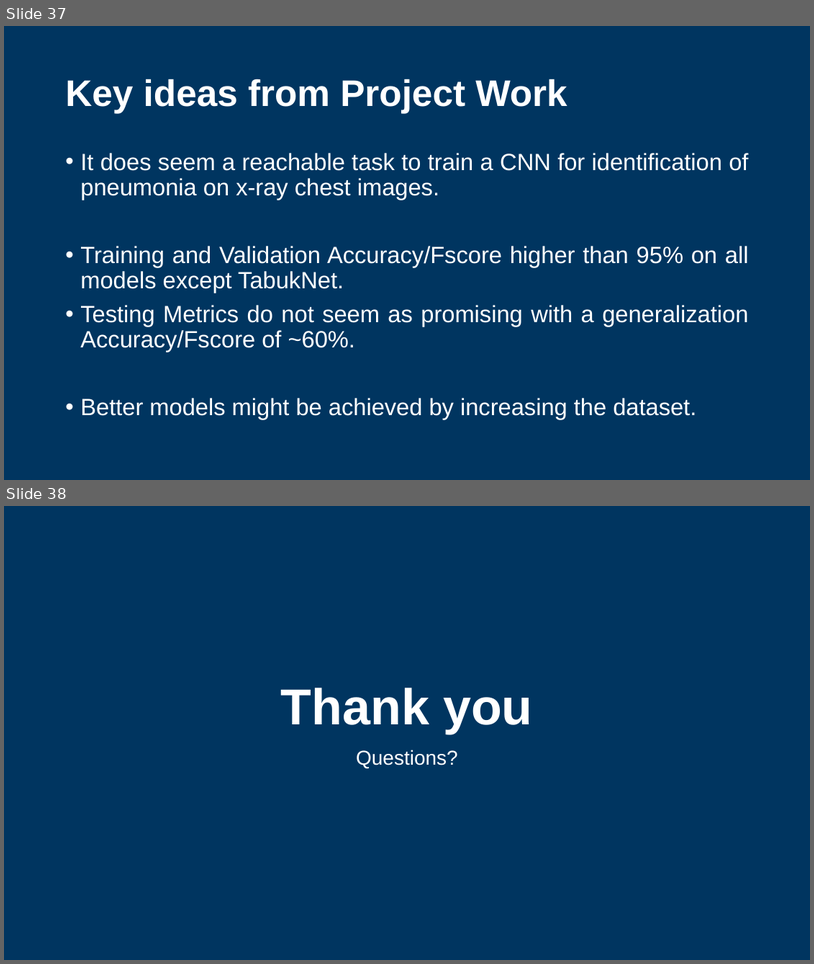
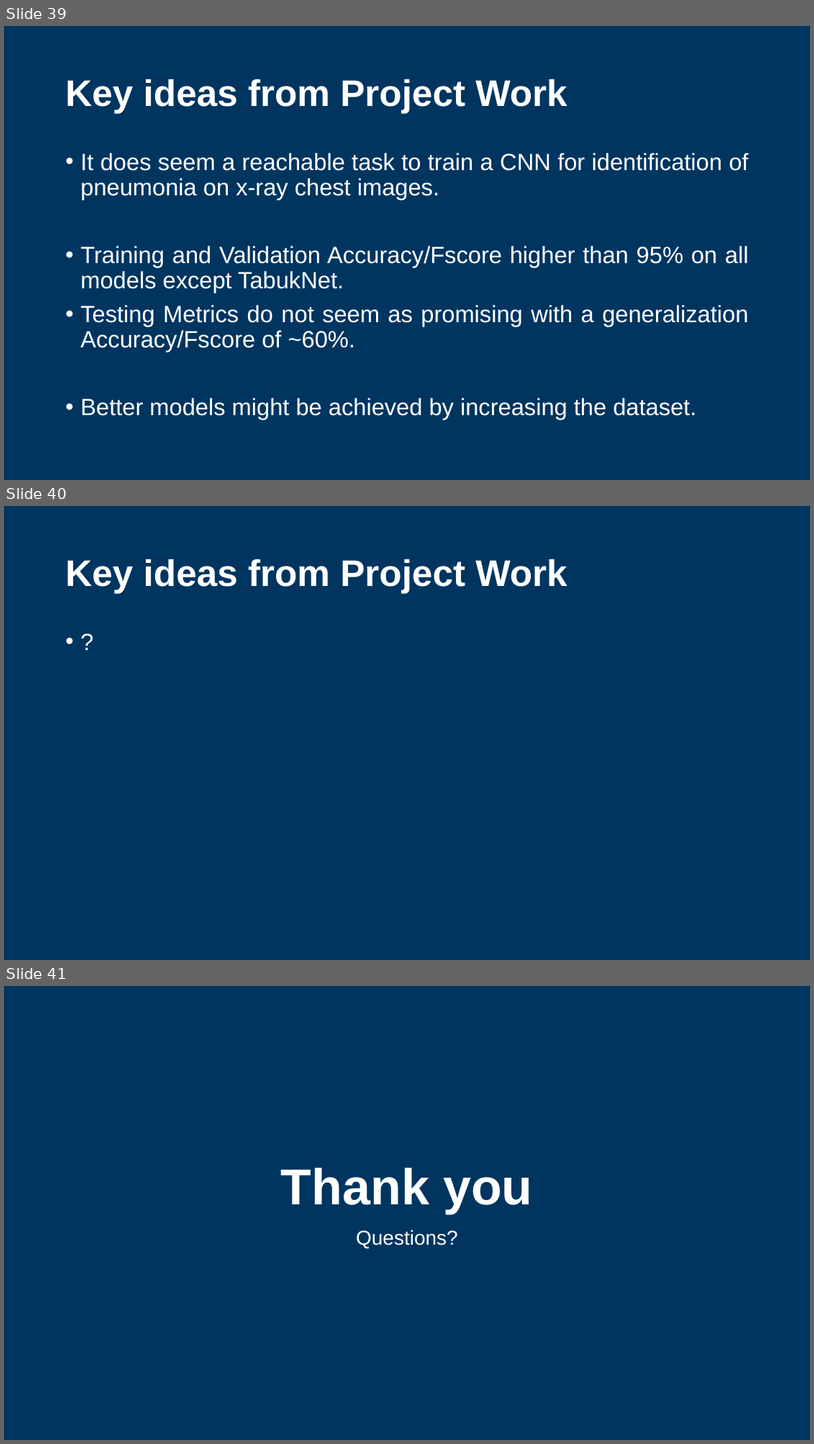
Before and after one commit to fernand0labra/ltu-M7016H, a slide deck: docs/presentation.pptx. Shown one above the other, each under a label of ours: slides 37 and 38 before the commit, slides 39, 40 and 41 after it. The pictures are 814x964 and 814x1444 pixels, drawn with LibreOffice and Linux fonts; fonts in the diff are those of the drawing; background and template pictures are left out. Boxes give left, top, right and bottom in pixels: in the first picture for what was removed or moved away, otherwise in the second. Text is boxed around its words. In the diff, an @@ line names an element or a change of style, - is before the commit and + after.

```diff
--- a/docs/presentation.pptx
+++ b/docs/presentation.pptx
@@ slide 40 added at box(4, 506, 810, 960), background #003560 @@
@@ title added at box(65, 559, 567, 593), 44 pt, text #FFFFFF, bold @@
+Key ideas from Project Work
@@ text added at box(59, 627, 756, 915), 28 pt, text #FFFFFF @@
+• ?
@@ what was slide 37 is now slide 39 @@
@@ what was slide 38 is now slide 41 @@
```
Also in this commit, not shown: 20 slides changed, 2 other slides added.
